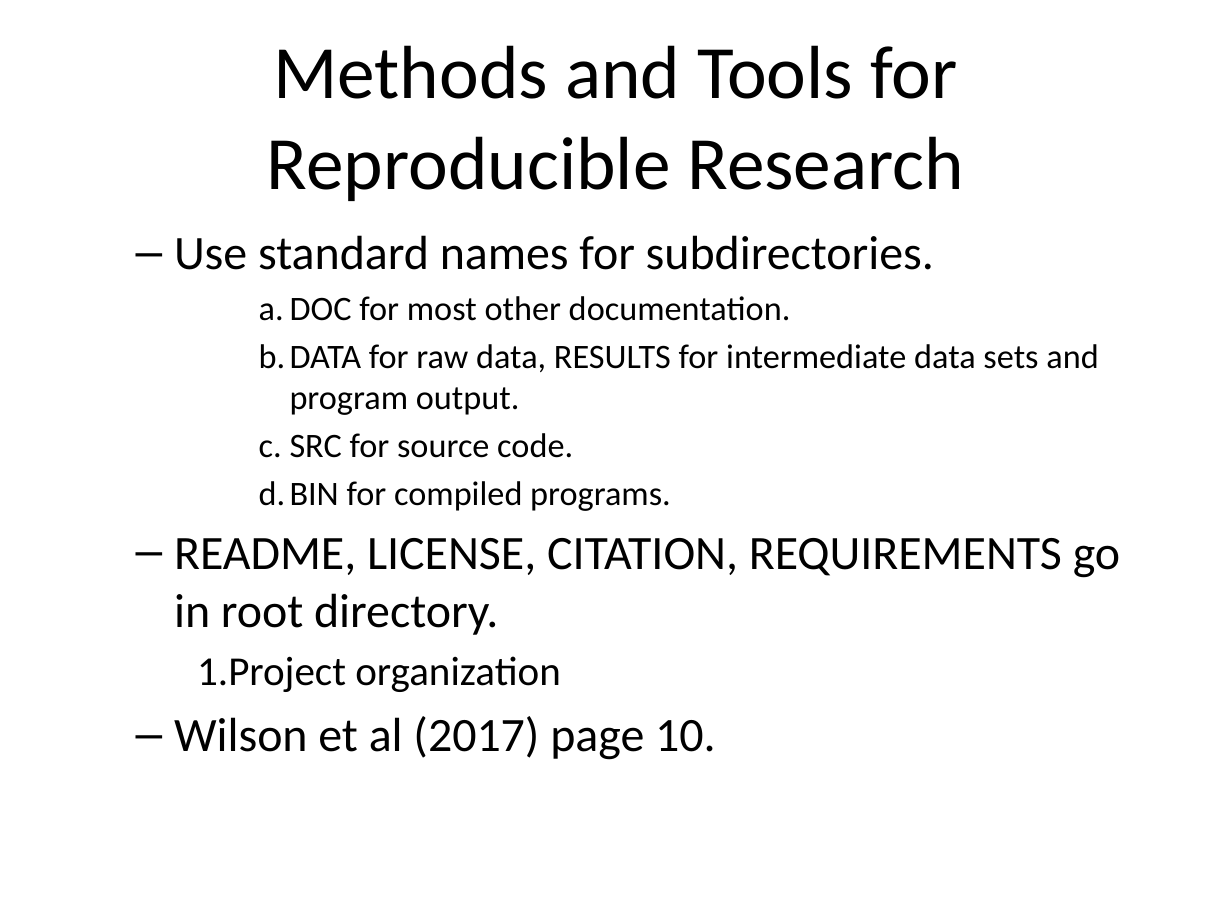
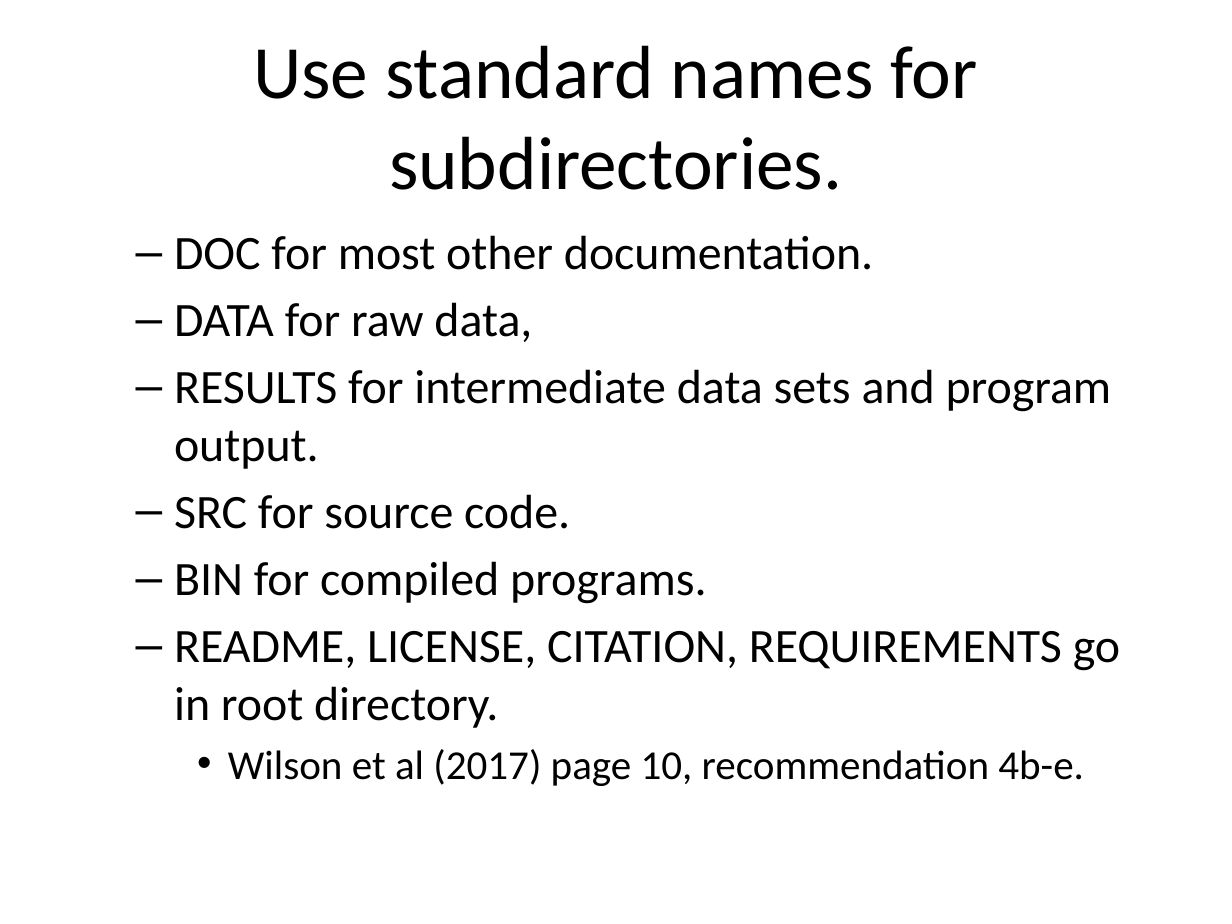
Before and after one commit to pmean/introduction-to-SAS, a slide deck: slide 45 of basics0/src/reproducible-research.pptx (slide 46 before the commit). Drawn at 1232x924 pixels with LibreOffice and Linux fonts; fonts in the diff are those of the drawing. Boxes give left, top, right and bottom in pixels: in the first picture for what was removed or moved away, otherwise in the second. Text is boxed around its words. In the diff, an @@ line names an element or a change of style, - is before the commit and + after.

Commit message:
Fixed typo on reproducible research.

```diff
--- a/basics0/src/reproducible-research.pptx
+++ b/basics0/src/reproducible-research.pptx
@@ title at [253,45,978,190]: text changed @@
-Methods and Tools for Reproducible Research
+Use standard names for subdirectories.
@@ text at [174,235,934,270]: paragraph removed @@
-  – Use standard names for subdirectories.
@@ text at [174,235,873,604]: size 20 to 28 pt in "DOC for most other documentation.", "SRC for source code.", "BIN for compiled programs."; bullet a. to –; list level 4 to 2 in "DOC for most other documentation."; list level 4 to 2 in "SRC for source code."; list level 4 to 2 in "BIN for compiled programs." @@
@@ text at [174,302,1112,469]: text changed; size 20 to 28 pt @@
-      b. DATA for raw data, RESULTS for intermediate data sets and program output.
+  – DATA for raw data,
+  – RESULTS for intermediate data sets and program output.
@@ text at [228,749,1084,786]: text changed; size 28 to 24 pt @@
-    1. Project organization
-  – Wilson et al (2017) page 10.
+    • Wilson et al (2017) page 10, recommendation 4b-e.
```
Also in this commit, not shown: 36 other slides changed, 11 slides added, 17 slides removed, 1 other file.
